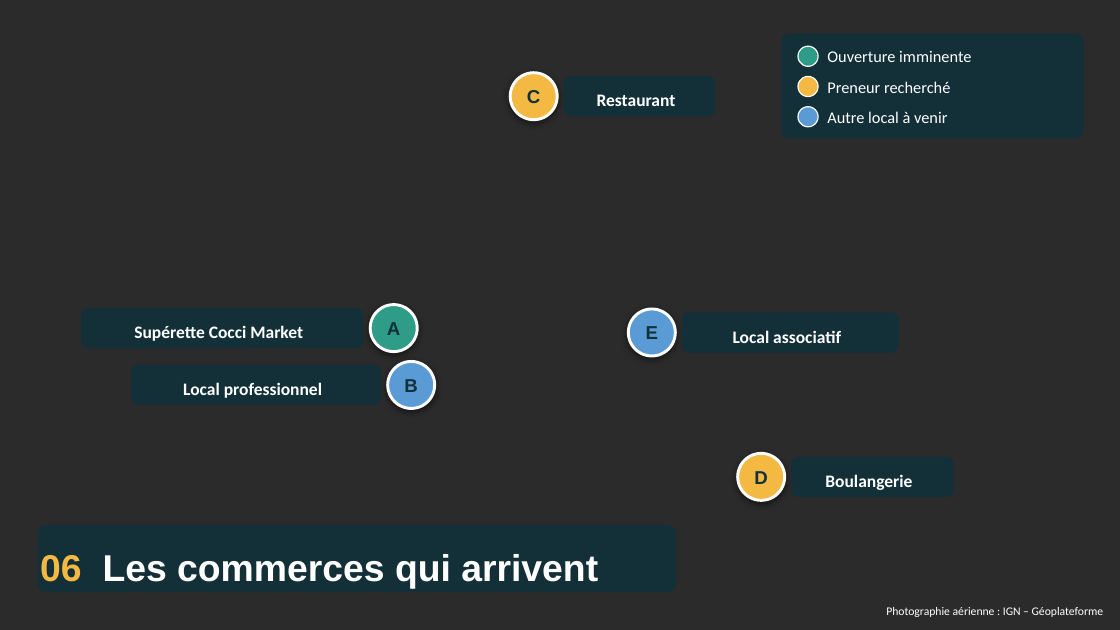
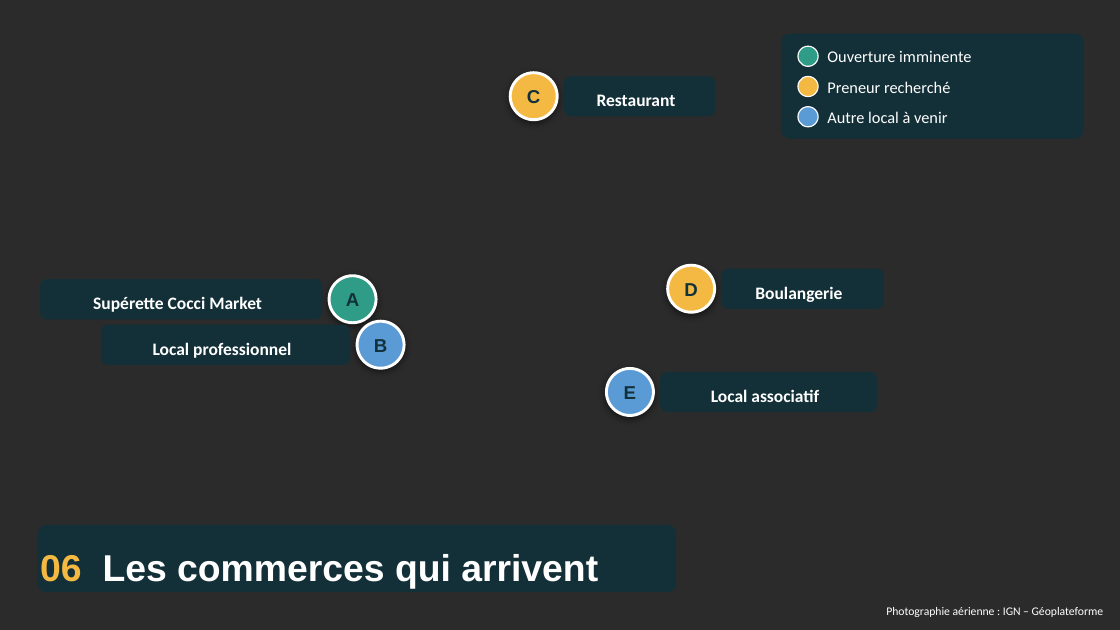
Before and after one commit to benjaminboussemart74-design/Operation_robespierre, a slide deck: slide 9 of reunion_ecoquartier_2026-10-05/Reunion_publique_Ecoquartier_vues_aeriennes.pptx. Drawn at 1120x630 pixels with LibreOffice and Linux fonts; fonts in the diff are those of the drawing; background and template pictures are left out; a plain dark background stands for a picture behind light text. Boxes give left, top, right and bottom in pixels: in the first picture for what was removed or moved away, otherwise in the second. Text is boxed around its words. In the diff, an @@ line names an element or a change of style, - is before the commit and + after.

```diff
--- a/reunion_ecoquartier_2026-10-05/Reunion_publique_Ecoquartier_vues_aeriennes.pptx
+++ b/reunion_ecoquartier_2026-10-05/Reunion_publique_Ecoquartier_vues_aeriennes.pptx
@@ 1 text, 1 rounded rectangle, 1 ellipse: place and size @@
-1 text, 1 rounded rectangle, 1 ellipse at [738, 454, 954, 501]
+1 text, 1 rounded rectangle, 1 ellipse at [668, 266, 884, 313]
@@ 1 text, 1 rounded rectangle, 1 ellipse: place and size @@
-1 text, 1 rounded rectangle, 1 ellipse at [82, 305, 418, 352]
+1 text, 1 rounded rectangle, 1 ellipse at [40, 276, 376, 323]
@@ 1 rounded rectangle, 1 text, 1 ellipse: place and size @@
-1 rounded rectangle, 1 text, 1 ellipse at [132, 361, 435, 408]
+1 rounded rectangle, 1 text, 1 ellipse at [101, 321, 404, 368]
@@ 1 rounded rectangle, 1 text, 1 ellipse: place and size @@
-1 rounded rectangle, 1 text, 1 ellipse at [628, 309, 899, 356]
+1 rounded rectangle, 1 text, 1 ellipse at [607, 369, 877, 416]
```
Also in this commit, not shown: 2 other slides changed, 1 other file.
